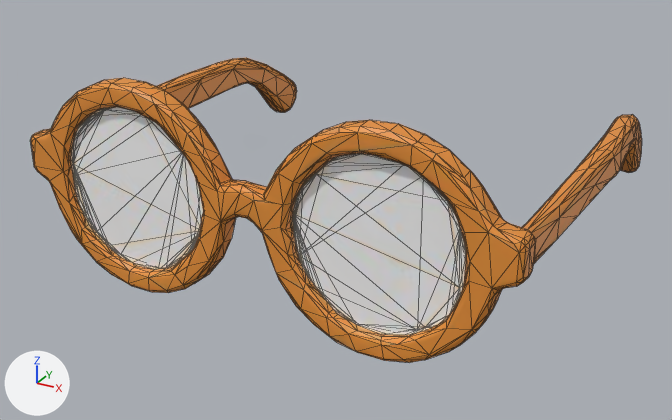
Two versions of the FBX model Assets/_Pofi/Resources/Items/glasses_round/glasses_round.fbx, one commit apart.
Camera for both pictures: a camera (50 mm lens) standing at (1.55, -3.04, 1.21) and looking at (-0.04, -0.14, -0.24). The lights are fixed; the arrows at lower left show +X, +Y and +Z. The picture after the commit comes second. Mesh edges are drawn as thin lines. Vertices at exactly the same position are counted once.
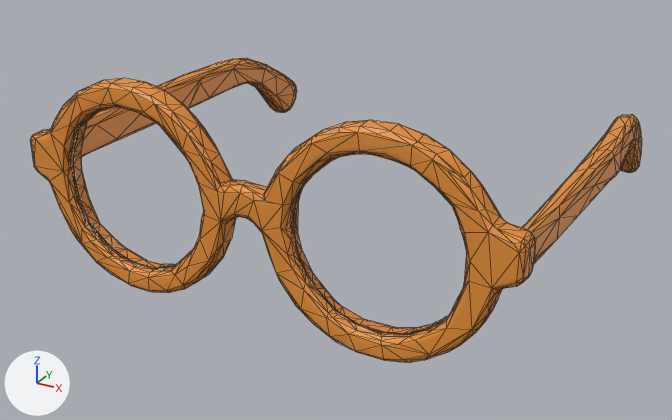
Edits to the scene script, one JSON object a line:
```json
{"block": "me_mesh_0", "where": "# used by ob_mesh_0; location = (0.0, 0.0, 0.0)"}
{"op": "remove", "block": "me_mesh_0", "code": "me_mesh_0.from_pydata(...)  # 1263 vertices, 2522 faces; spans x -0.95..0.95, y -0.84..0.84, z -0.38..0.38"}
{"op": "add", "block": "me_mesh_0", "code": "me_mesh_0.from_pydata(...)  # 1256 vertices, 2321 faces; spans x -0.95..0.95, y -0.84..0.84, z -0.38..0.38"}
{"block": "me_mesh_0", "change": "me_mesh_0 part 1"}
{"block": "me_mesh_0", "change": "3 vertices are removed from x 0.25..0.72, y -0.8, z -0.07..0.2"}
{"block": "me_mesh_0", "change": "105 faces are deleted"}
{"block": "me_mesh_0", "change": "4 new faces join them"}
{"block": "me_mesh_0", "change": "me_mesh_0 part 2"}
{"block": "me_mesh_0", "change": "4 vertices are removed from x -0.73..-0.4, y -0.8, z -0.23..0.28"}
{"block": "me_mesh_0", "change": "107 faces are deleted"}
{"block": "me_mesh_0", "change": "3 vertices move within x -0.73..-0.4, y -0.8, z 0.09..0.28"}
{"block": "me_mesh_0", "change": "7 new faces join them"}
```

Location of each change, [x1, y1, x2, y2] in pixels of the pictures (672 x 420 px):
```json
{"part": 1, "of": "me_mesh_0", "change": "cut back", "before": [293, 154, 466, 335]}
{"part": 2, "of": "me_mesh_0", "change": "cut back", "before": [68, 107, 203, 269], "after": [68, 142, 74, 164]}
```
